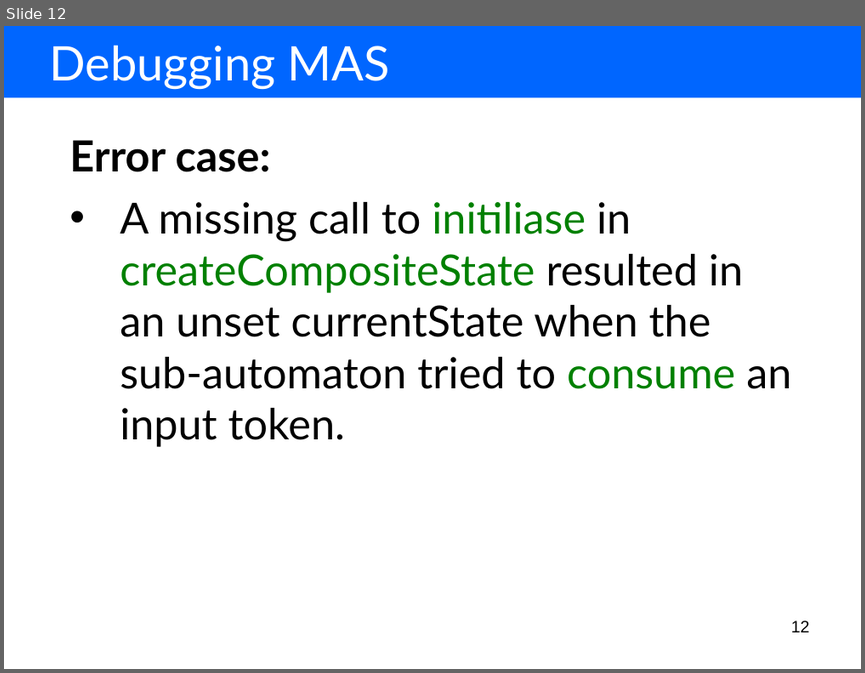
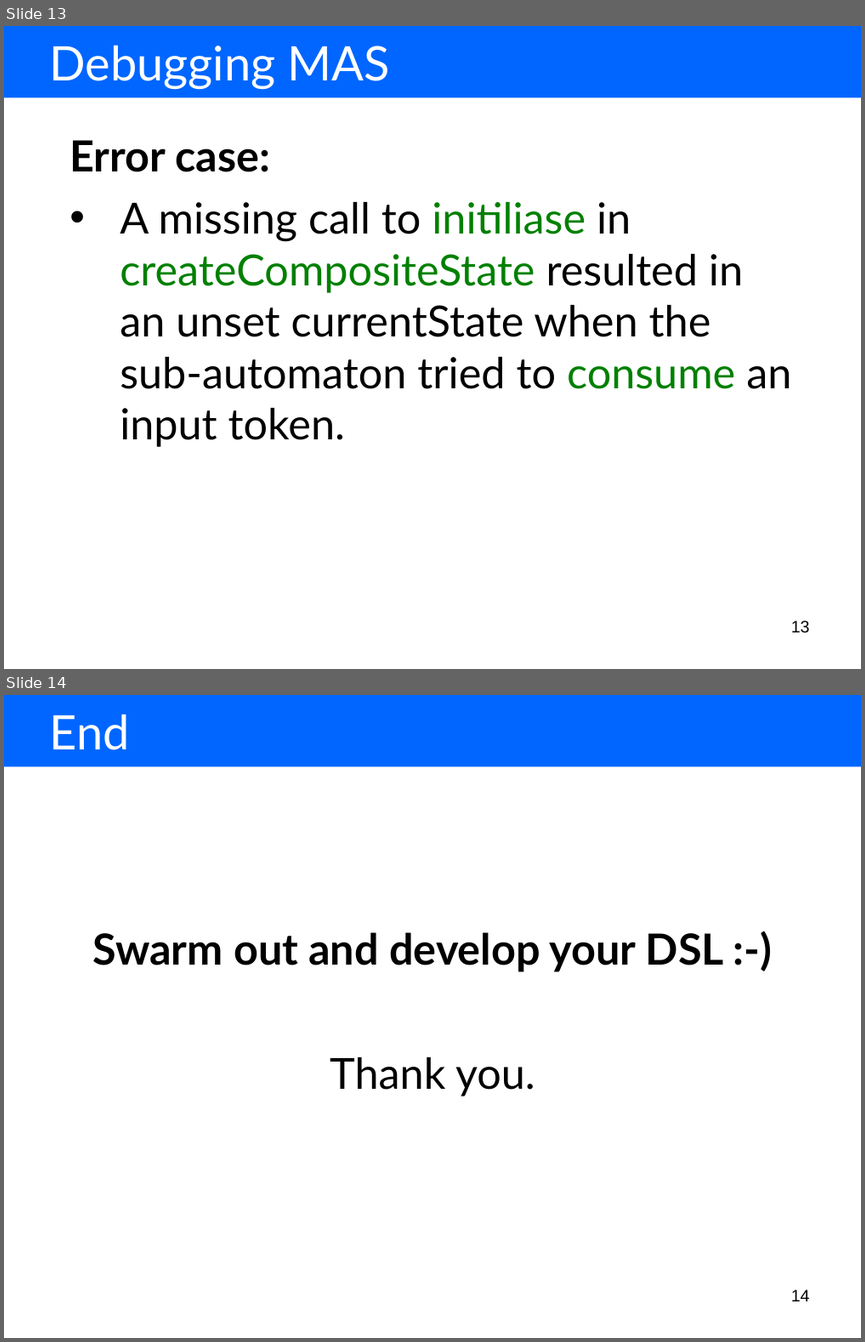
Before and after one commit to markus1978/amof2, a slide deck: hub.sam.stateautomaton/resources/presentation/using our tools for model driven language development.ppt. Shown one above the other, each under a label of ours: slide 12 before the commit, slides 13 and 14 after it. The pictures are 865x673 and 865x1342 pixels, drawn with LibreOffice and Linux fonts; fonts in the diff are those of the drawing. Boxes give left, top, right and bottom in pixels: in the first picture for what was removed or moved away, otherwise in the second. Text is boxed around its words. In the diff, an @@ line names an element or a change of style, - is before the commit and + after.

```diff
--- a/hub.sam.stateautomaton/resources/presentation/using our tools for model driven language development.ppt
+++ b/hub.sam.stateautomaton/resources/presentation/using our tools for model driven language development.ppt
@@ slide 14 added at box(4, 695, 861, 1338), background #FFFFFF @@
@@ rectangle added at box(4, 695, 861, 767), fill #0066FF @@
@@ text added at box(49, 714, 129, 750), 40 pt, text #FFFFFF @@
+End
@@ text added at box(92, 932, 724, 1096), 36 pt, text #000000, bold @@
+Swarm out and develop your DSL :-)
+Thank you.
@@ page number added at box(791, 1289, 810, 1301), 14 pt, text #000000 @@
+14
@@ what was slide 12 is now slide 13 @@
@@ page number at box(791, 620, 810, 633): text changed @@
-12
+13
```
Also in this commit, not shown: 3 slides changed, 2 other slides added, 1 slide removed, 29 other files.
